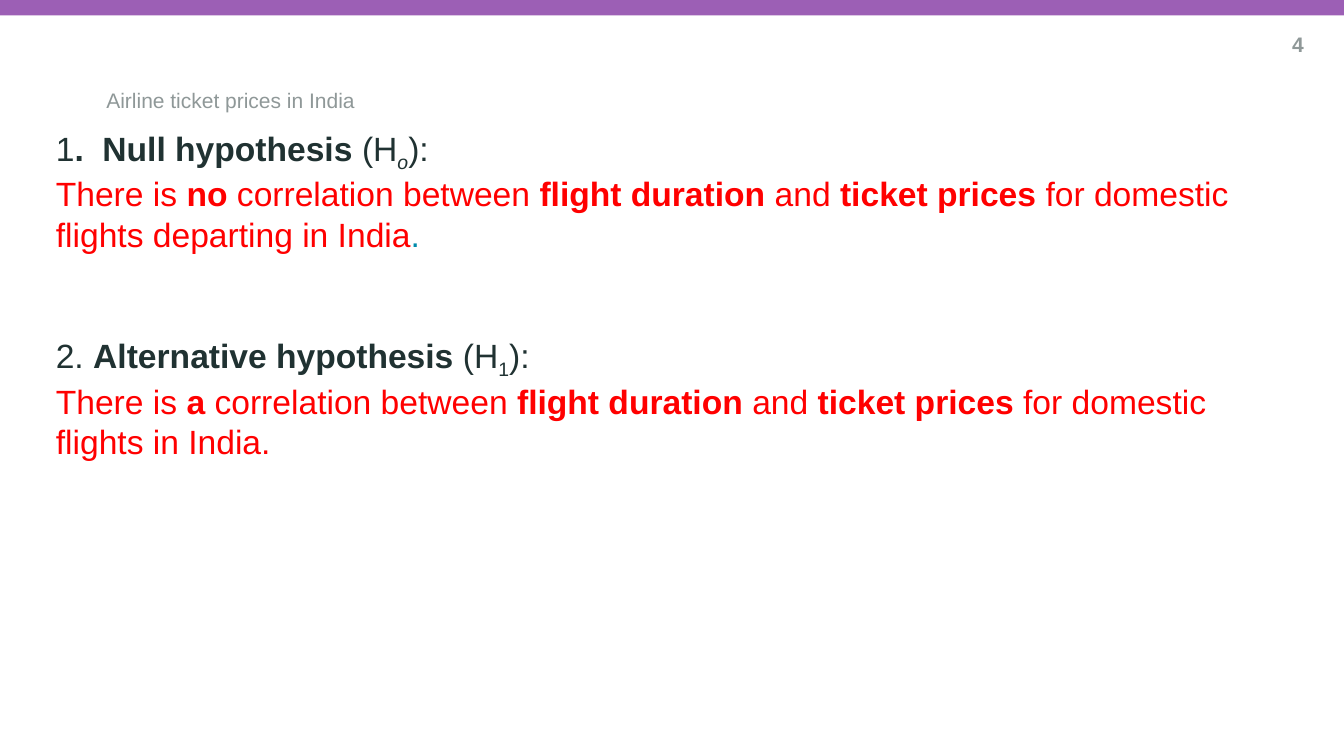
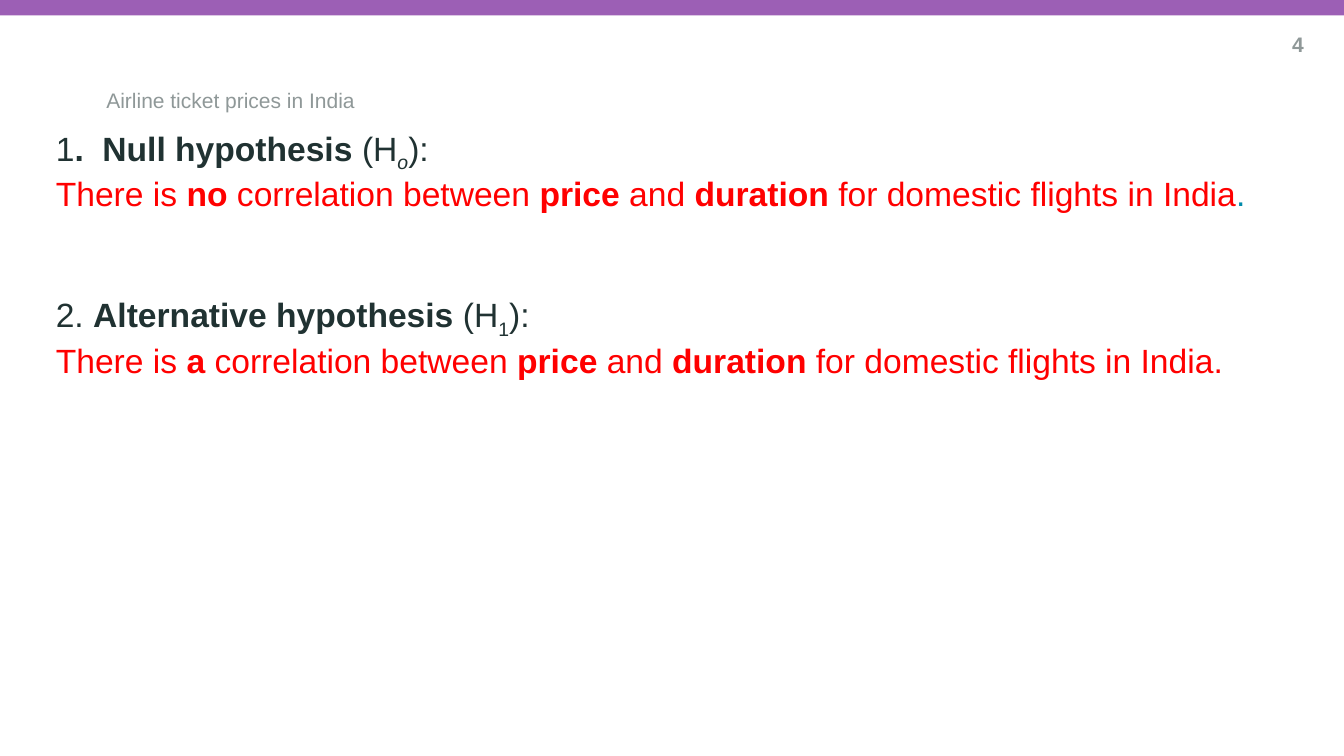
Before and after one commit to ma24afs/Group---A147, a slide deck: slide 5 of Ds115 Team Research.pptx (slide 4 before the commit). Drawn at 1344x756 pixels with LibreOffice and Linux fonts; fonts in the diff are those of the drawing; background and template pictures are left out. Boxes give left, top, right and bottom in pixels: in the first picture for what was removed or moved away, otherwise in the second. Text is boxed around its words. In the diff, an @@ line names an element or a change of style, - is before the commit and + after.

```diff
--- a/Ds115 Team Research.pptx
+++ b/Ds115 Team Research.pptx
@@ title at bbox=[56, 136, 1245, 380]: text changed @@
-1. Null hypothesis (Ho):
-There is no correlation between flight duration and ticket prices for domestic flights departing in India.
-2. Alternative hypothesis (H1):
-There is a correlation between flight duration and ticket prices for domestic flights in India.
+1. Null hypothesis (Ho):
+There is no correlation between price and duration for domestic flights in India.
+2. Alternative hypothesis (H1):
+There is a correlation between price and duration for domestic flights in India.
```
Also in this commit, not shown: 2 other slides changed.
